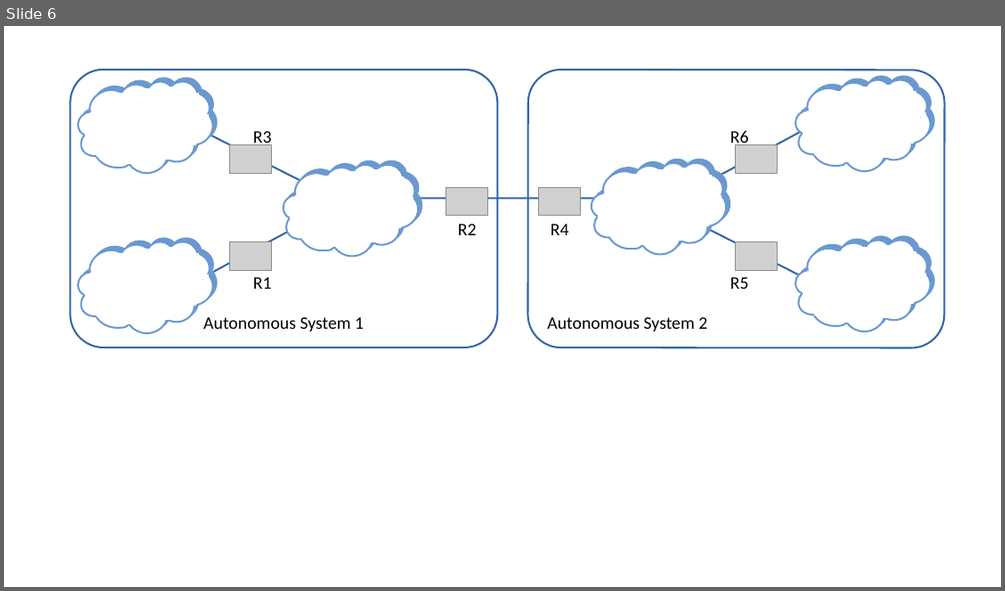
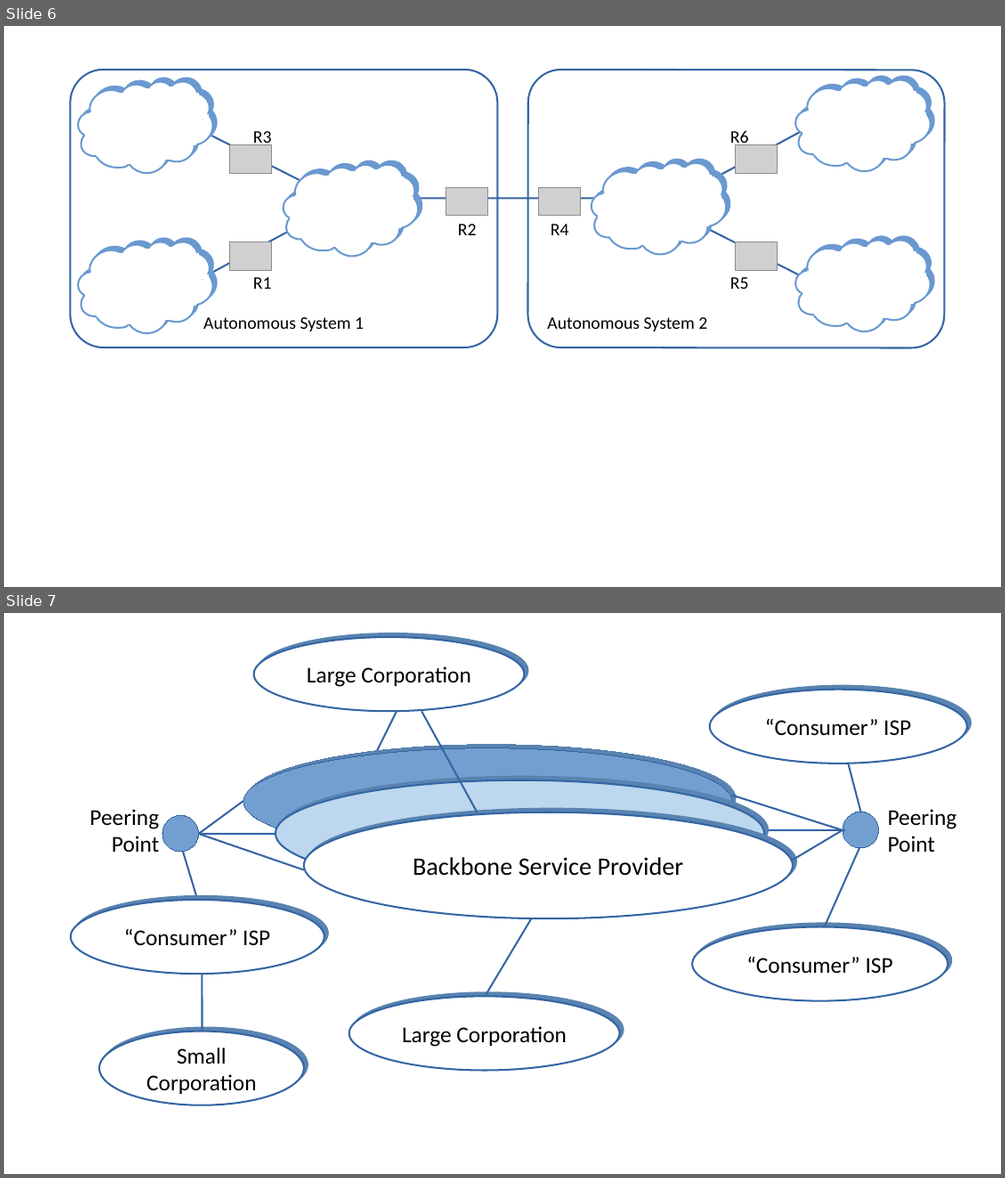
Before and after one commit to SystemsApproach/7E, a slide deck: policy/figures/policy.odp. Shown one above the other, each under a label of ours: slide 6 before the commit, slides 6 and 7 after it. The pictures are 1005x591 and 1005x1178 pixels, drawn with LibreOffice and Linux fonts; fonts in the diff are those of the drawing; grey boxes stand for pictures. Boxes give left, top, right and bottom in pixels: in the first picture for what was removed or moved away, otherwise in the second. Text is boxed around its words. In the diff, an @@ line names an element or a change of style, - is before the commit and + after.

```diff
--- a/policy/figures/policy.odp
+++ b/policy/figures/policy.odp
@@ slide 7 added at (x1=4, y1=613, x2=1001, y2=1174), background #FFFFFF @@
@@ ellipse added at (x1=254, y1=637, x2=524, y2=712), fill #FFFFFF, outline #3465A4 1.45 pt, 18 pt, text #000000 @@
+Large Corporation
@@ ellipse added at (x1=710, y1=689, x2=967, y2=763), fill #FFFFFF, outline #3465A4 1.45 pt, 18 pt, text #000000 @@
+“Consumer” ISP
@@ line added from (374, 757) to (396, 712), #3465A4 1.45 pt @@
@@ line added from (477, 812) to (422, 712), #3465A4 1.45 pt @@
@@ ellipse added at (x1=243, y1=747, x2=733, y2=854), fill #729FCF, outline #3465A4 0 pt @@
@@ line added from (860, 812) to (848, 763), #3465A4 1.45 pt @@
@@ ellipse added at (x1=275, y1=780, x2=765, y2=887), fill #BDD7EE, outline #3465A4 1.45 pt @@
@@ line added from (732, 795) to (842, 830), #3465A4 1.45 pt @@
@@ text added at (x1=89, y1=809, x2=159, y2=852), 18 pt, text #000000 @@
+Peering
+Point
@@ ellipse added at (x1=162, y1=816, x2=199, y2=852), fill #729FCF, outline #3465A4 0 pt @@
@@ line added from (199, 834) to (243, 801), #3465A4 1.45 pt @@
@@ ellipse added at (x1=304, y1=812, x2=793, y2=919), fill #FFFFFF, outline #3465A4 1.45 pt, 20 pt, text #000000 @@
+Backbone Service Provider
@@ ellipse added at (x1=842, y1=812, x2=879, y2=848), fill #729FCF, outline #3465A4 0 pt @@
@@ text added at (x1=888, y1=809, x2=957, y2=852), 18 pt, text #000000 @@
+Peering
+Point
@@ line added from (178, 835) to (197, 900), #3465A4 1.45 pt @@
@@ line added from (199, 834) to (275, 834), #3465A4 1.45 pt @@
@@ line added from (199, 834) to (304, 870), #3465A4 1.45 pt @@
@@ line added from (769, 830) to (845, 830), #3465A4 1.45 pt @@
@@ line added from (793, 860) to (842, 830), #3465A4 1.45 pt @@
@@ line added from (825, 927) to (859, 848), #3465A4 1.45 pt @@
@@ ellipse added at (x1=71, y1=900, x2=325, y2=974), fill #FFFFFF, outline #3465A4 1.45 pt, 18 pt, text #000000 @@
+“Consumer” ISP
@@ line added from (485, 997) to (532, 919), #3465A4 1.45 pt @@
@@ ellipse added at (x1=692, y1=927, x2=948, y2=1001), fill #FFFFFF, outline #3465A4 1.45 pt, 18 pt, text #000000 @@
+“Consumer” ISP
@@ line added from (202, 974) to (202, 1031), #3465A4 1.45 pt @@
@@ ellipse added at (x1=349, y1=997, x2=620, y2=1070), fill #FFFFFF, outline #3465A4 1.45 pt, 18 pt, text #000000 @@
+Large Corporation
@@ ellipse added at (x1=99, y1=1031, x2=303, y2=1105), fill #FFFFFF, outline #3465A4 1.45 pt, 18 pt, text #000000 @@
+Small Corporation
```
Also in this commit, not shown: 2 other slides added, 14 other files.
